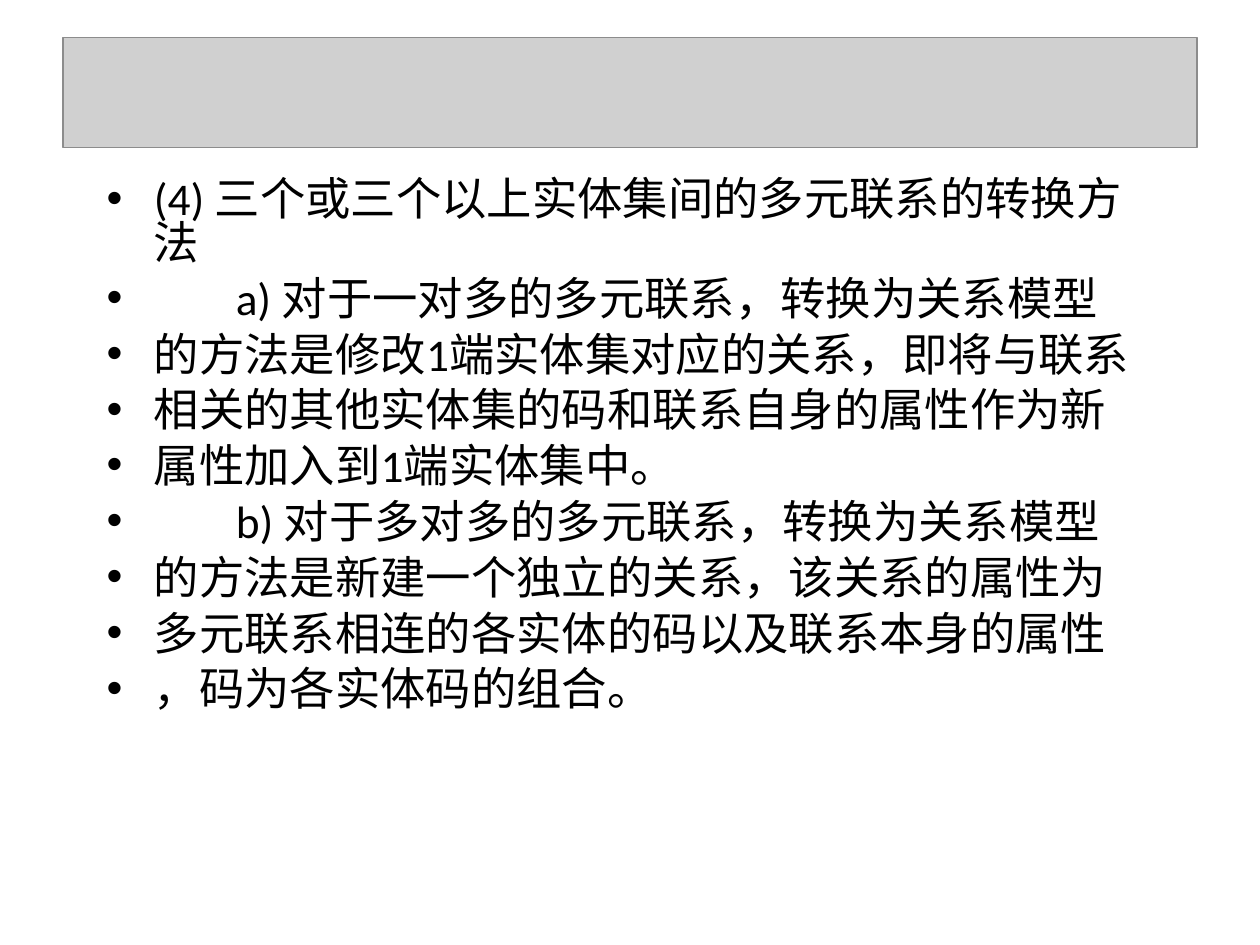
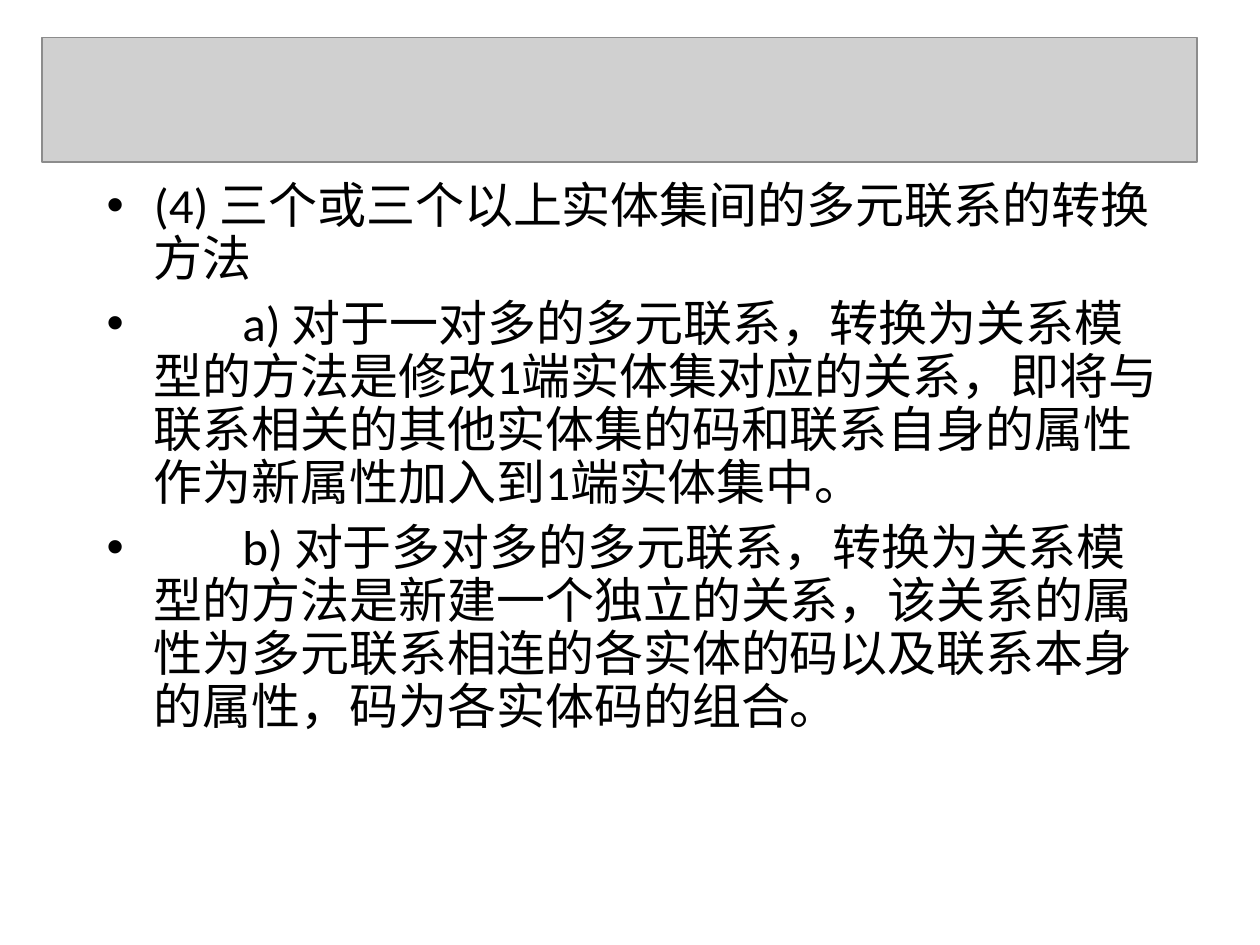
Before and after one commit to yuqingmao2019/MyWorkSpace, a slide deck: slide 110 of 数据库ppt/第1章.ppt (slide 108 before the commit). Drawn at 1260x945 pixels with LibreOffice and Linux fonts; fonts in the diff are those of the drawing; grey boxes stand for pictures; background and template pictures are left out. Boxes give left, top, right and bottom in pixels: in the first picture for what was removed or moved away, otherwise in the second. Text is boxed around its words. In the diff, an @@ line names an element or a change of style, - is before the commit and + after.

```diff
--- a/数据库ppt/第1章.ppt
+++ b/数据库ppt/第1章.ppt
@@ picture: place and size @@
-picture at <box>63,38,1197,147</box>
+picture at <box>42,38,1197,163</box>
@@ text at <box>154,181,1149,280</box>: size 25.9 to 28 pt in "(4) 三个或三个以上实体集间的多元联系的转换方法"; line spacing 0.8 to 0.9 @@
@@ text at <box>154,299,1157,729</box>: text changed; size 25.9 to 28 pt @@
-• a) 对于一对多的多元联系，转换为关系模型
-• 的方法是修改1端实体集对应的关系，即将与联系
-• 相关的其他实体集的码和联系自身的属性作为新
-• 属性加入到1端实体集中。
-• b) 对于多对多的多元联系，转换为关系模型
-• 的方法是新建一个独立的关系，该关系的属性为
-• 多元联系相连的各实体的码以及联系本身的属性
-• ，码为各实体码的组合。
+• a) 对于一对多的多元联系，转换为关系模型的方法是修改1端实体集对应的关系，即将与联系相关的其他实体集的码和联系自身的属性作为新属性加入到1端实体集中。
+• b) 对于多对多的多元联系，转换为关系模型的方法是新建一个独立的关系，该关系的属性为多元联系相连的各实体的码以及联系本身的属性，码为各实体码的组合。
```
Also in this commit, not shown: 118 other slides changed, 3 slides added, 1 slide removed, 2 other files.
